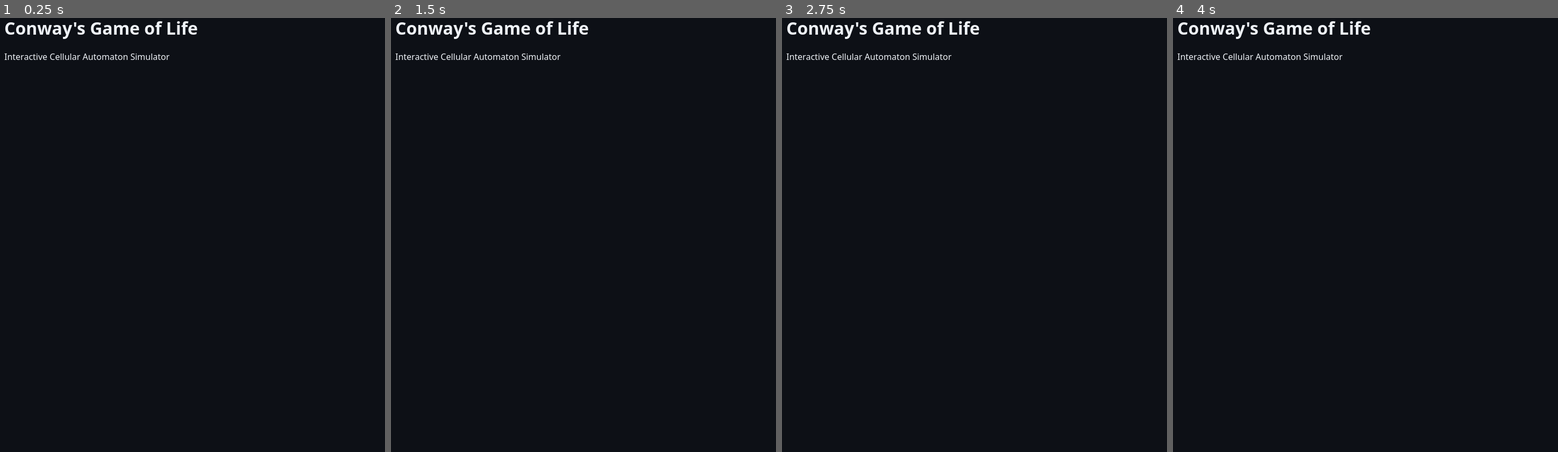
Above: before the commit, frames 1-4 (left to right).
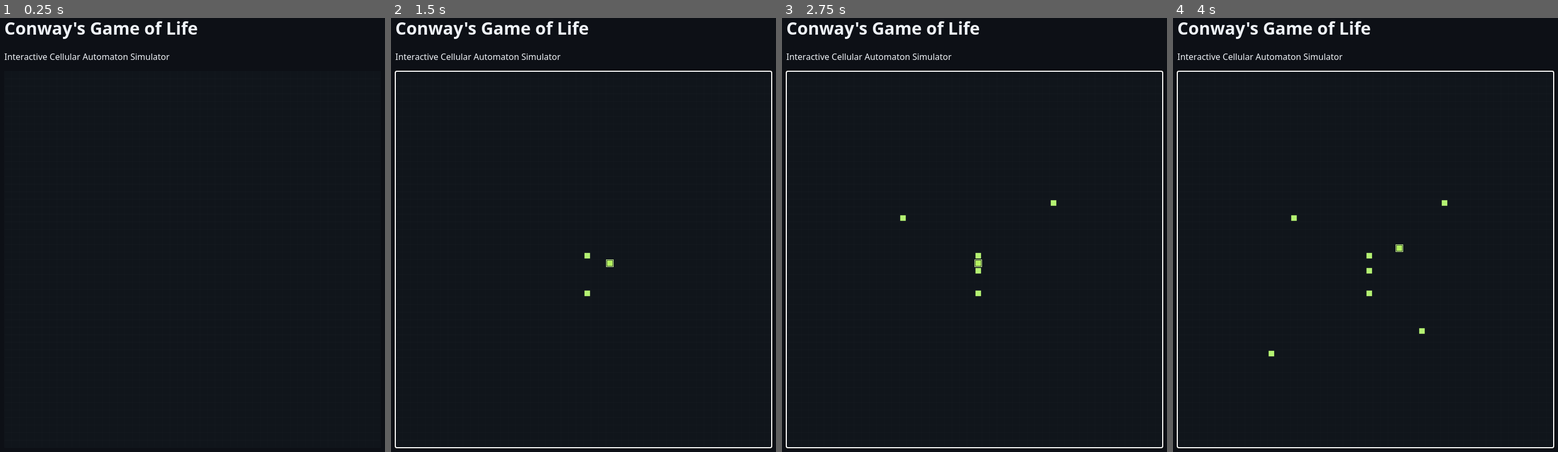
Above: after the commit, the same moments.

Repository: yaniShimoo/conways-game-of-life
Game: browser game, page index.html
Two runs of this game, one before a commit and one after it. Both use one fixed random seed, a clock stepped at 60 frames per second and the inputs below.
Inputs (mouse positions are in pixels of both pictures, inside the frame that each line leads up to):
- Up to frame 1 (0.25 s): no input
- Up to frame 2 (1.5 s): click (583, 261) at 0.27 s; hold Right from 1.03 s (still down); click (583, 295) at 1.07 s
- Up to frame 3 (2.75 s): release Right at 1.53 s; hold Down 1.58-1.85 s; click (897, 221) at 1.67 s; hold Left 1.9-2.47 s; click (1051, 204) at 2.27 s; tap Enter at 2.52 s; hold Up from 2.52 s (still down)
- Up to frame 4 (4 s): release Up at 2.82 s; click (1423, 334) at 2.87 s; hold Right 2.87-3.53 s; click (1273, 352) at 3.47 s; hold Up 3.58-3.82 s; hold Left from 3.87 s (still down)

The runs differ from the first frame. In frame 2, 1.1% of the frame differs, in the area x 0-100%, y 12-100%; in frame 3, 1.1%; in frame 4, 1.2%.

Commit message:
feat: add responsive canvas drawing and pointer interaction

Diff:
--- a/css/styles.css
+++ b/css/styles.css
@@ -1,3 +1,3 @@
 :root { color-scheme: dark; font-family: system-ui, sans-serif; background: #0d1016; color: #eef2f7; }
 body { margin: 2rem; }
-canvas { display: block; width: min(100%, 700px); aspect-ratio: 1; }
+canvas { display: block; width: min(100%, 700px); aspect-ratio: 1; touch-action: none; user-select: none; cursor: crosshair; }
--- a/js/app.js
+++ b/js/app.js
@@ -1 +1,5 @@
-// The application controller connects the independent engine and Canvas renderer.
+import { Simulation } from './simulation.js';
+import { Renderer } from './renderer.js';
+
+const simulation = new Simulation();
+const renderer = new Renderer(document.querySelector('#grid'), simulation, () => renderer.draw());
--- /dev/null
+++ b/js/renderer.js
@@ -0,0 +1,140 @@
+export class Renderer {
+  constructor(canvas, simulation, onEdit, onMessage = () => {}) {
+    this.canvas = canvas;
+    this.simulation = simulation;
+    this.context = canvas.getContext('2d');
+    this.onEdit = onEdit;
+    this.onMessage = onMessage;
+    this.editable = true;
+    this.pattern = null;
+    this.hover = null;
+    this.pointer = null;
+    this.keyboardCell = null;
+    this.canvas.tabIndex = 0;
+    canvas.addEventListener('pointerdown', event => this.start(event));
+    canvas.addEventListener('pointermove', event => this.move(event));
+    for (const name of ['pointerup', 'pointercancel', 'lostpointercapture']) {
+      canvas.addEventListener(name, () => { this.pointer = null; });
+    }
+    canvas.addEventListener('pointerleave', () => { if (!this.pointer) { this.hover = null; this.draw(); } });
+    canvas.addEventListener('keydown', event => this.key(event));
+    canvas.addEventListener('blur', () => { this.keyboardCell = null; this.draw(); });
+    this.observer = new ResizeObserver(() => this.resize());
+    this.observer.observe(canvas);
+    this.resize();
+  }
+
+  resize() {
+    const width = this.canvas.getBoundingClientRect().width;
+    const ratio = window.devicePixelRatio || 1;
+    this.canvas.width = Math.round(width * ratio);
+    this.canvas.height = this.canvas.width;
+    this.context.setTransform(ratio, 0, 0, ratio, 0, 0);
+    this.width = width;
+    this.draw();
+  }
+
+  cellAt(event) {
+    const rect = this.canvas.getBoundingClientRect();
+    const x = Math.floor((event.clientX - rect.left) / rect.width * this.simulation.size);
+    const y = Math.floor((event.clientY - rect.top) / rect.height * this.simulation.size);
+    return this.simulation.contains(x, y) ? { x, y } : null;
+  }
+
+  start(event) {
+    if (!this.editable || this.pointer || event.button !== 0) return;
+    const cell = this.cellAt(event);
+    if (!cell) return;
+    event.preventDefault();
+    this.canvas.focus({ preventScroll: true });
+    this.canvas.setPointerCapture(event.pointerId);
+    this.hover = cell;
+    if (this.pattern) { this.place(cell); return; }
+    this.pointer = { id: event.pointerId, alive: !this.simulation.get(cell.x, cell.y), last: cell };
+    this.simulation.set(cell.x, cell.y, this.pointer.alive);
+    this.onEdit();
+    this.draw();
+  }
+
+  move(event) {
+    const cell = this.cellAt(event);
+    this.hover = cell;
+    if (this.editable && cell && this.pointer?.id === event.pointerId) {
+      const { last, alive } = this.pointer;
+      // Interpolate fast drags so skipped pointer events do not leave gaps.
+      const steps = Math.max(Math.abs(cell.x - last.x), Math.abs(cell.y - last.y));
+      for (let i = 0; i <= steps; i++) {
+        const fraction = steps ? i / steps : 0;
+        this.simulation.set(Math.round(last.x + (cell.x - last.x) * fraction), Math.round(last.y + (cell.y - last.y) * fraction), alive);
+      }
+      this.pointer.last = cell;
+      this.onEdit();
+    }
+    this.draw();
+  }
+
+  place(cell) {
+    if (!this.simulation.place(this.pattern, cell.x, cell.y)) {
+      this.onMessage('This pattern will not fit here. Move it away from the edge.');
+      return;
+    }
+    this.onMessage(this.pattern.name + ' placed. Keep placing, or choose Draw cells.');
+    this.onEdit();
+    this.draw();
+  }
+
+  key(event) {
+    if (['ArrowUp', 'ArrowDown', 'ArrowLeft', 'ArrowRight', 'Enter'].includes(event.key)) {
+      event.preventDefault();
+      const cell = this.keyboardCell || { x: Math.floor(this.simulation.size / 2), y: Math.floor(this.simulation.size / 2) };
+      if (event.key === 'ArrowUp') cell.y--;
+      if (event.key === 'ArrowDown') cell.y++;
+      if (event.key === 'ArrowLeft') cell.x--;
+      if (event.key === 'ArrowRight') cell.x++;
+      cell.x = Math.max(0, Math.min(this.simulation.size - 1, cell.x));
+      cell.y = Math.max(0, Math.min(this.simulation.size - 1, cell.y));
+      this.keyboardCell = cell;
+      this.hover = cell;
+      if (event.key === 'Enter' && this.editable) {
+        if (this.pattern) this.place(cell);
+        else { this.simulation.set(cell.x, cell.y, !this.simulation.get(cell.x, cell.y)); this.onEdit(); }
+      }
+      this.draw();
+    }
+  }
+
+  draw() {
+    const ctx = this.context;
+    const size = this.simulation.size;
+    const cellSize = this.width / size;
+    ctx.clearRect(0, 0, this.width, this.width);
+    ctx.fillStyle = '#10151b';
+    ctx.fillRect(0, 0, this.width, this.width);
+    ctx.fillStyle = '#b4f272';
+    const gap = Math.max(0.7, cellSize * 0.13);
+    for (let y = 0; y < size; y++) for (let x = 0; x < size; x++) {
+      if (this.simulation.get(x, y)) ctx.fillRect(x * cellSize + gap, y * cellSize + gap, cellSize - 2 * gap, cellSize - 2 * gap);
+    }
+    ctx.strokeStyle = '#ffffff0b';
+    ctx.lineWidth = 0.5;
+    ctx.beginPath();
+    for (let i = 0; i <= size; i++) {
+      const position = i * cellSize;
+      ctx.moveTo(position, 0); ctx.lineTo(position, this.width);
+      ctx.moveTo(0, position); ctx.lineTo(this.width, position);
+    }
+    ctx.stroke();
+    if (this.editable && this.hover) {
+      const { x, y } = this.hover;
+      const fits = !this.pattern || this.simulation.fits(this.pattern, x, y);
+      ctx.fillStyle = fits ? '#b4f260' : '#ff897b70';
+      const cells = this.pattern?.cells || [[0, 0]];
+      for (const [dx, dy] of cells) if (this.simulation.contains(x + dx, y + dy)) {
+        ctx.fillRect((x + dx) * cellSize + gap, (y + dy) * cellSize + gap, cellSize - 2 * gap, cellSize - 2 * gap);
+      }
+      ctx.strokeStyle = fits ? '#d3ff9b' : '#ff897b';
+      ctx.lineWidth = 1;
+      ctx.strokeRect(x * cellSize + 0.5, y * cellSize + 0.5, Math.min(this.pattern?.width || 1, size - x) * cellSize - 1, Math.min(this.pattern?.height || 1, size - y) * cellSize - 1);
+    }
+  }
+}
